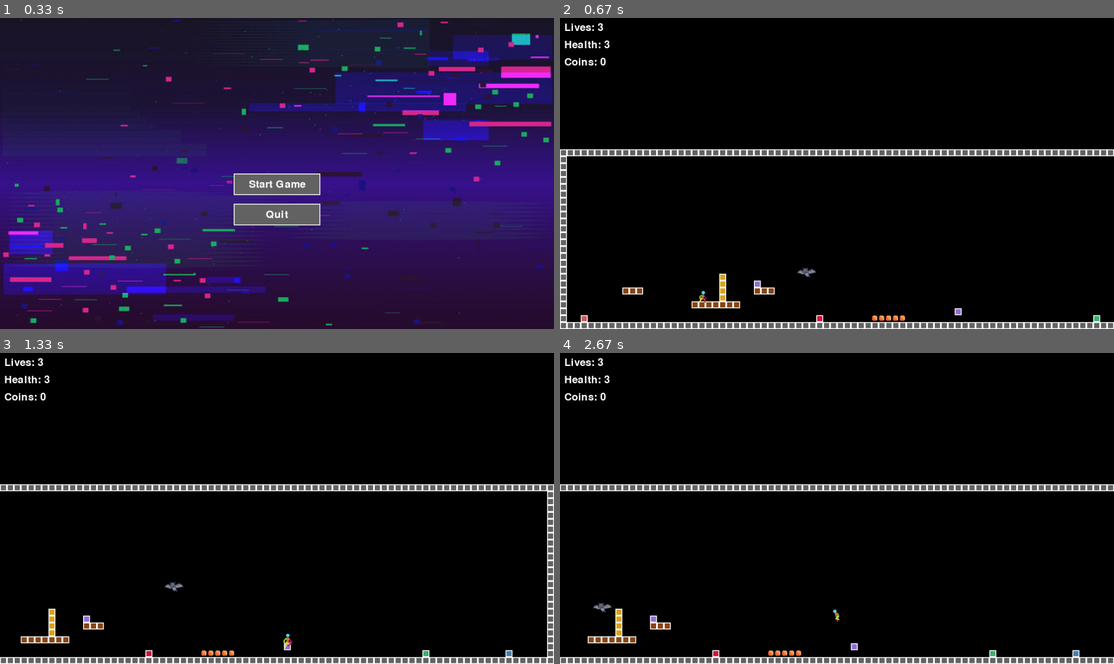
Above: before the commit, frames 1-4 (two rows, left to right).
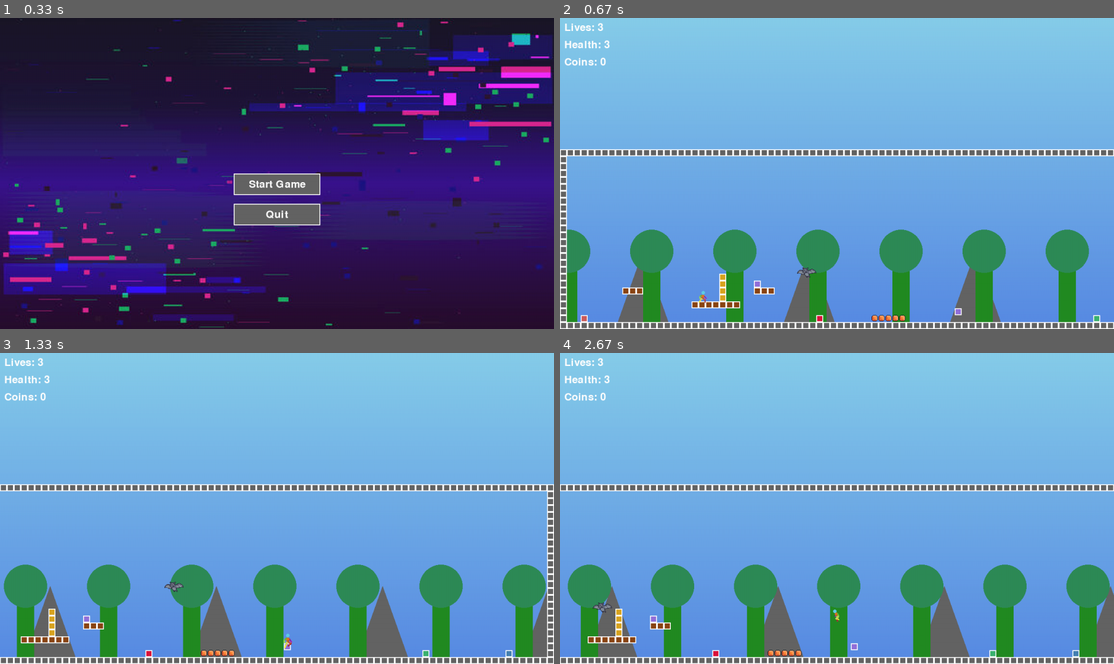
Above: after the commit, the same moments.

Repository: Mclovin0213/pygame_platformer_template
Game: pygame game, started from main.py
The game is run twice, just before and just after one commit, with the same random seed, the same clock (stepped at 60 frames per second) and the same inputs.
Inputs (mouse positions are in pixels of both pictures, inside the frame that each line leads up to):
- Up to frame 1 (0.33 s): no input
- Up to frame 2 (0.67 s): click "Start Game" at 0.38 s
- Up to frame 3 (1.33 s): hold Right 0.67-1.13 s; move the mouse to (254, 520) at 0.7 s; hold Up from 1.17 s (still down); move the mouse to (277, 530) at 1.2 s; tap Space at 1.23 s
- Up to frame 4 (2.67 s): release Up at 1.47 s; hold Right 1.5-1.97 s; move the mouse to (892, 576) at 1.53 s; tap Space at 1.57, 1.87, 2.07, 2.37, 2.63 s; hold Left 2-2.53 s; move the mouse to (665, 580) at 2.03 s; hold Left from 2.57 s (still down); move the mouse to (1041, 617) at 2.6 s

Frame 1 is identical in both runs. In frame 2, 94% of the frame differs, in the area x 0-100%, y 0-98%; in frame 3, 94%; in frame 4, 95%.

Commit message:
add parallax backgrounds

Diff:
--- /dev/null
+++ b/background_config.py
@@ -0,0 +1,21 @@
+"""
+Configuration file for level backgrounds.
+Each level can have multiple background layers that move at different speeds.
+The closer the scroll_speed is to 1.0, the faster it moves with the camera.
+"""
+
+LEVEL_BACKGROUNDS = {
+    'Level 1': [
+        # Example background layers for Level 1
+        # Format: (image_path, scroll_speed)
+        ('assets/backgrounds/level1_sky.png', 0.1),
+        ('assets/backgrounds/level1_mountains.png', 0.3),
+        ('assets/backgrounds/level1_trees.png', 0.6),
+    ],
+    'Level 2': [
+        # Example background layers for Level 2
+        ('assets/backgrounds/level2_sky.png', 0.1),
+        ('assets/backgrounds/level2_clouds.png', 0.2),
+        ('assets/backgrounds/level2_city.png', 0.4),
+    ]
+}
--- a/camera.py
+++ b/camera.py
@@ -27,3 +27,13 @@
         y = max(-(self.height - WINDOW_HEIGHT), y)  # bottom side
 
         self.camera = pygame.Rect(x, y, self.width, self.height)
+
+    @property
+    def x(self):
+        """Get the camera's x position"""
+        return self.camera.x
+
+    @property
+    def y(self):
+        """Get the camera's y position"""
+        return self.camera.y
--- /dev/null
+++ b/generate_background_images.py
@@ -0,0 +1,72 @@
+import pygame
+import os
+
+def create_gradient_surface(width, height, start_color, end_color):
+    surface = pygame.Surface((width, height))
+    for y in range(height):
+        lerp = y / height
+        color = [start + (end - start) * lerp for start, end in zip(start_color, end_color)]
+        pygame.draw.line(surface, color, (0, y), (width, y))
+    return surface
+
+def generate_background_images():
+    pygame.init()
+
+    # Create backgrounds directory if it doesn't exist
+    os.makedirs('assets/backgrounds', exist_ok=True)
+
+    # Background dimensions
+    width, height = 1920, 1080  # Wide enough for parallax scrolling
+
+    # Level 1 backgrounds
+    # Sky
+    sky = create_gradient_surface(width, height, (135, 206, 235), (65, 105, 225))
+    pygame.image.save(sky, 'assets/backgrounds/level1_sky.png')
+
+    # Mountains
+    mountains = pygame.Surface((width, height), pygame.SRCALPHA)
+    for i in range(5):
+        x = width * i // 5
+        points = [(x, height), (x + width//10, height//2), (x + width//5, height)]
+        pygame.draw.polygon(mountains, (100, 100, 100, 255), points)
+    pygame.image.save(mountains, 'assets/backgrounds/level1_mountains.png')
+
+    # Trees
+    trees = pygame.Surface((width, height), pygame.SRCALPHA)
+    for i in range(10):
+        x = width * i // 10
+        pygame.draw.rect(trees, (34, 139, 34, 255), (x, height//2, 40, height//2))
+        pygame.draw.circle(trees, (46, 139, 87, 255), (x + 20, height//2), 50)
+    pygame.image.save(trees, 'assets/backgrounds/level1_trees.png')
+
+    # Level 2 backgrounds
+    # Sky
+    sky2 = create_gradient_surface(width, height, (25, 25, 112), (70, 130, 180))
+    pygame.image.save(sky2, 'assets/backgrounds/level2_sky.png')
+
+    # Clouds
+    clouds = pygame.Surface((width, height), pygame.SRCALPHA)
+    for i in range(8):
+        x = width * i // 8
+        y = height // 3 + (i % 3) * 50
+        pygame.draw.circle(clouds, (255, 255, 255, 128), (x, y), 40)
+        pygame.draw.circle(clouds, (255, 255, 255, 128), (x + 30, y), 40)
+    pygame.image.save(clouds, 'assets/backgrounds/level2_clouds.png')
+
+    # City
+    city = pygame.Surface((width, height), pygame.SRCALPHA)
+    for i in range(15):
+        x = width * i // 15
+        h = height//3 + (i % 4) * 50
+        pygame.draw.rect(city, (50, 50, 50, 255), (x, height - h, 60, h))
+        # Windows
+        for wy in range(h//40):
+            for wx in range(2):
+                pygame.draw.rect(city, (255, 255, 0, 255),
+                               (x + 15 + wx*20, height - h + 10 + wy*40, 10, 20))
+    pygame.image.save(city, 'assets/backgrounds/level2_city.png')
+
+    pygame.quit()
+
+if __name__ == '__main__':
+    generate_background_images()
--- a/main.py
+++ b/main.py
@@ -8,6 +8,8 @@
 from level_data import LEVEL_1, LEVEL_2, parse_level_data
 from enemy import Enemy, EnemyType
 from music_manager import MusicManager
+from parallax_background import ParallaxBackground
+from background_config import LEVEL_BACKGROUNDS
 import os
 
 class Button:
@@ -95,6 +97,9 @@
         self.current_level = LEVEL_1  # Track current level
         self.levels = [LEVEL_1, LEVEL_2]  # List of available levels
         self.current_level_index = 0
+
+        # Initialize background before setup_game
+        self.background = ParallaxBackground()
 
         # Game setup
         self.setup_game()
@@ -154,6 +159,11 @@
             finish_tiles=self.tilemap.finish_tiles  # Add finish tiles
         )
 
+        # Load level-specific backgrounds
+        if self.current_level['name'] in LEVEL_BACKGROUNDS:
+            for image_path, scroll_speed in LEVEL_BACKGROUNDS[self.current_level['name']]:
+                self.background.add_layer(image_path, scroll_speed)
+
     def load_next_level(self):
         """
         Load the next level
@@ -275,6 +285,9 @@
                             if self.player.lives <= 0:
                                 self.game_over = True
 
+                    # Draw parallax background
+                    self.background.draw(self.screen, self.camera.x)
+
                     # Draw all sprites with camera offset
                     for sprite in self.tilemap.all_sprites:
                         self.screen.blit(sprite.image, self.camera.apply(sprite))
--- /dev/null
+++ b/parallax_background.py
@@ -0,0 +1,51 @@
+import pygame
+import os
+
+class ParallaxLayer:
+    def __init__(self, image_path, scroll_speed):
+        self.image = pygame.image.load(image_path).convert_alpha()
+        self.scroll_speed = scroll_speed
+        self.x1 = 0
+        self.x2 = self.image.get_width()
+
+    def update(self, camera_x):
+        # Calculate relative position based on camera
+        rel_x = (camera_x * self.scroll_speed) % self.image.get_width()
+
+    def draw(self, screen, camera_x):
+        # Calculate relative position based on camera
+        rel_x = (camera_x * self.scroll_speed) % self.image.get_width()
+
+        # Draw the background images side by side
+        if rel_x < 0:
+            screen.blit(self.image, (rel_x + self.image.get_width(), 0))
+            screen.blit(self.image, (rel_x, 0))
+        else:
+            screen.blit(self.image, (rel_x - self.image.get_width(), 0))
+            screen.blit(self.image, (rel_x, 0))
+
+class ParallaxBackground:
+    def __init__(self):
+        self.layers = []
+
+    def add_layer(self, image_path, scroll_speed):
+        """
+        Add a new parallax layer
+        :param image_path: Path to the background image
+        :param scroll_speed: Speed at which this layer scrolls (0.0 to 1.0)
+        """
+        if os.path.exists(image_path):
+            layer = ParallaxLayer(image_path, scroll_speed)
+            self.layers.append(layer)
+        else:
+            print(f"Warning: Background image not found at {image_path}")
+
+    def update(self, camera_x):
+        """Update all parallax layers"""
+        for layer in self.layers:
+            layer.update(camera_x)
+
+    def draw(self, screen, camera_x):
+        """Draw all parallax layers"""
+        for layer in self.layers:
+            layer.draw(screen, camera_x)
Binary file added: assets/backgrounds/level1_mountains.png
Binary file added: assets/backgrounds/level1_sky.png
Binary file added: assets/backgrounds/level1_trees.png
Binary file added: assets/backgrounds/level2_city.png
Binary file added: assets/backgrounds/level2_clouds.png
Binary file added: assets/backgrounds/level2_sky.png
